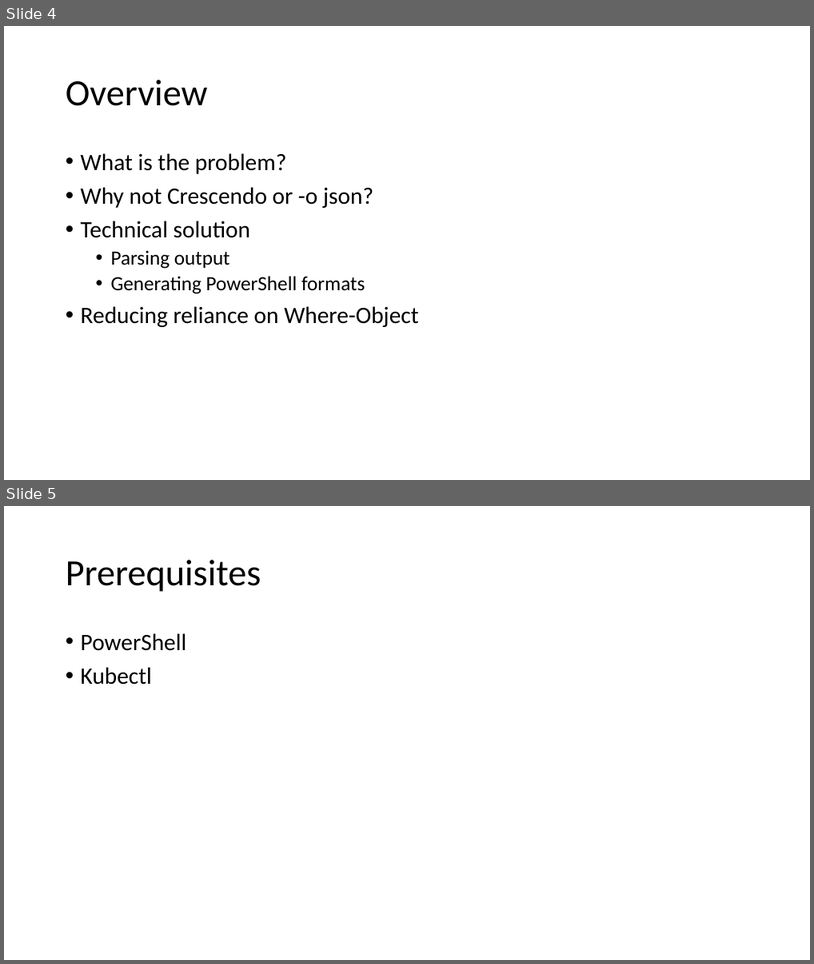
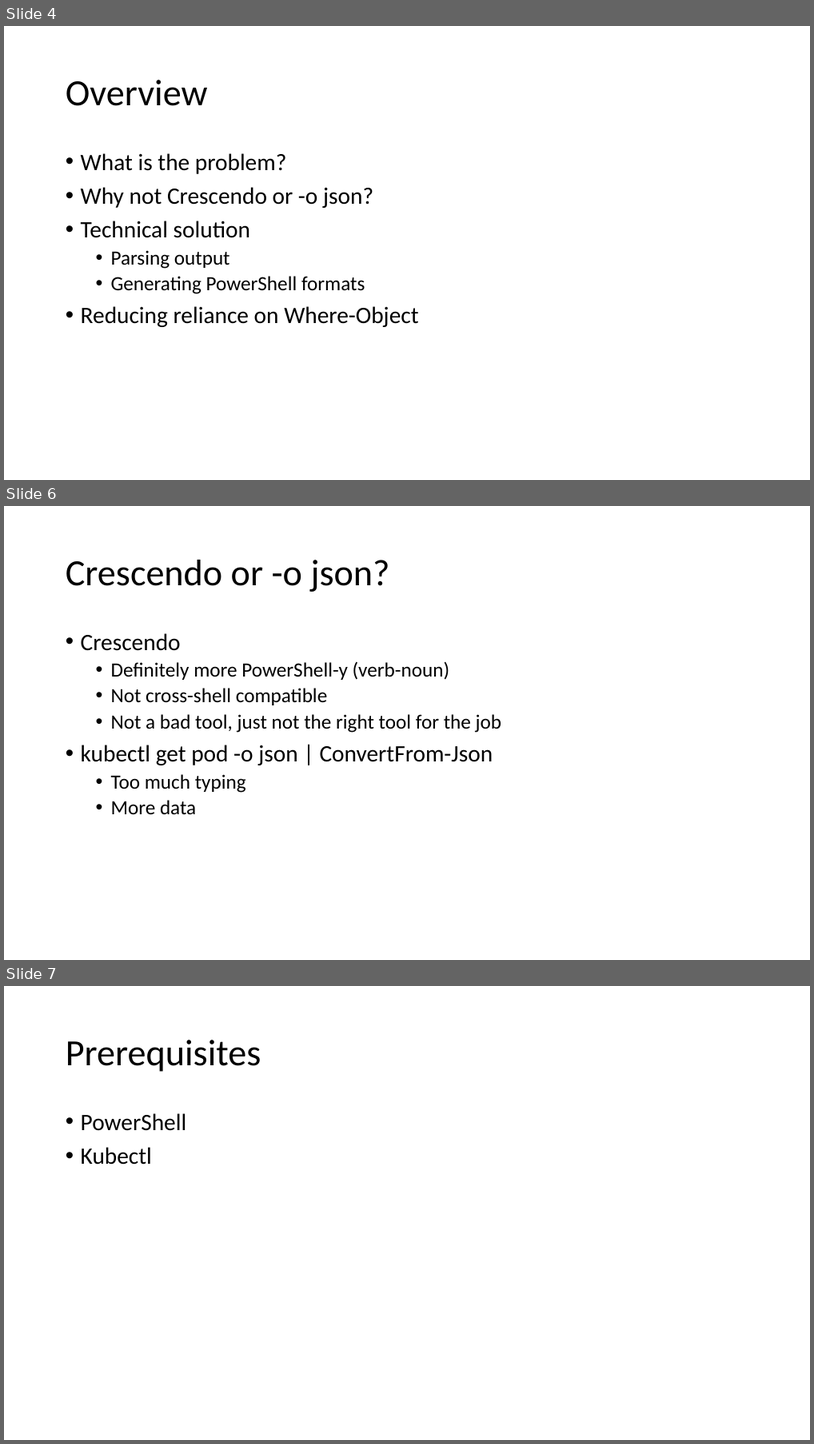
Before and after one commit to ThePoShWolf/Sessions, a slide deck: 2023-04-27 - Making Kubectl PowerShell friendly/PowerShell Summit 2023 - Making Kubectl PowerShell friendly.pptx. Shown one above the other, each under a label of ours: slides 4 and 5 before the commit, slides 4, 6 and 7 after it; the slides between them are not shown. The pictures are 814x964 and 814x1444 pixels, drawn with LibreOffice and Linux fonts; fonts in the diff are those of the drawing; background and template pictures are left out. Boxes give left, top, right and bottom in pixels: in the first picture for what was removed or moved away, otherwise in the second. Text is boxed around its words. In the diff, an @@ line names an element or a change of style, - is before the commit and + after.

```diff
--- a/2023-04-27 - Making Kubectl PowerShell friendly/PowerShell Summit 2023 - Making Kubectl PowerShell friendly.pptx
+++ b/2023-04-27 - Making Kubectl PowerShell friendly/PowerShell Summit 2023 - Making Kubectl PowerShell friendly.pptx
@@ slide 6 added at <box>4,506,810,960</box>, background picture (left out) @@
@@ title added at <box>66,560,390,592</box>, 44 pt, text #000000 @@
+Crescendo or -o json?
@@ text added at <box>81,633,502,815</box>, 24 pt, text #000000 @@
+• Crescendo
+  • Definitely more PowerShell-y (verb-noun)
+  • Not cross-shell compatible
+  • Not a bad tool, just not the right tool for the job
+• kubectl get pod -o json | ConvertFrom-Json
+  • Too much typing
+  • More data
@@ what was slide 5 is now slide 7 @@
```
Also in this commit, not shown: 1 slide changed, 1 other slide added.
